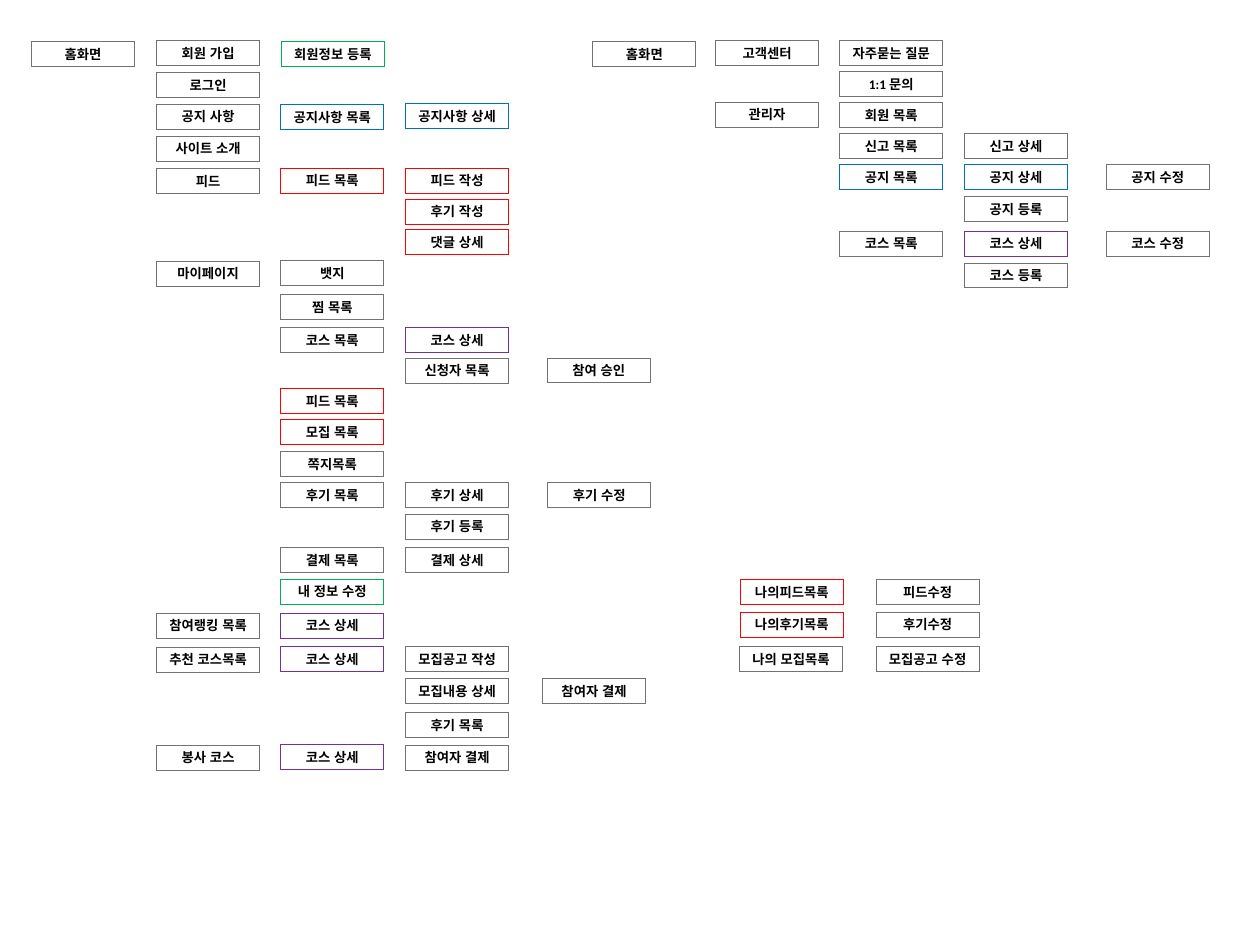
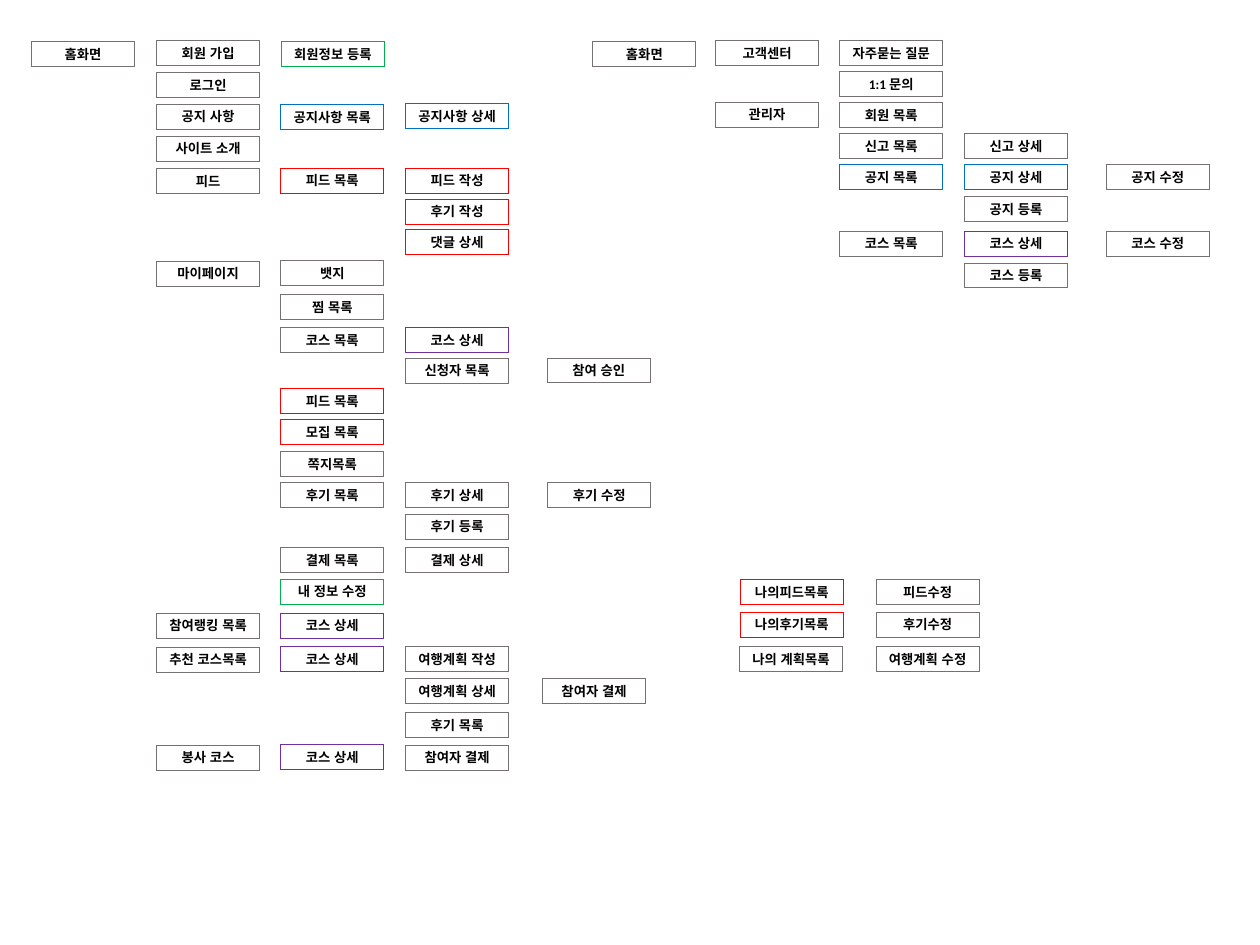
Before and after one commit to cho-seungchan/publishing, a slide deck: slide 1 of 화면흐름도v2.pptx. Drawn at 1260x945 pixels with LibreOffice and Linux fonts; fonts in the diff are those of the drawing. Boxes give left, top, right and bottom in pixels: in the first picture for what was removed or moved away, otherwise in the second. Text is boxed around its words. In the diff, an @@ line names an element or a change of style, - is before the commit and + after.

```diff
--- a/화면흐름도v2.pptx
+++ b/화면흐름도v2.pptx
@@ text in rectangle at (418, 652, 496, 666): text changed @@
-모집공고 작성
+여행계획 작성
@@ text in rectangle at (752, 652, 830, 666): text changed @@
-나의 모집목록
+나의 계획목록
@@ text in rectangle at (889, 652, 967, 666): text changed @@
-모집공고 수정
+여행계획 수정
@@ text in rectangle at (418, 684, 496, 698): text changed @@
-모집내용 상세
+여행계획 상세
```
Also in this commit, not shown: 16 other files.
